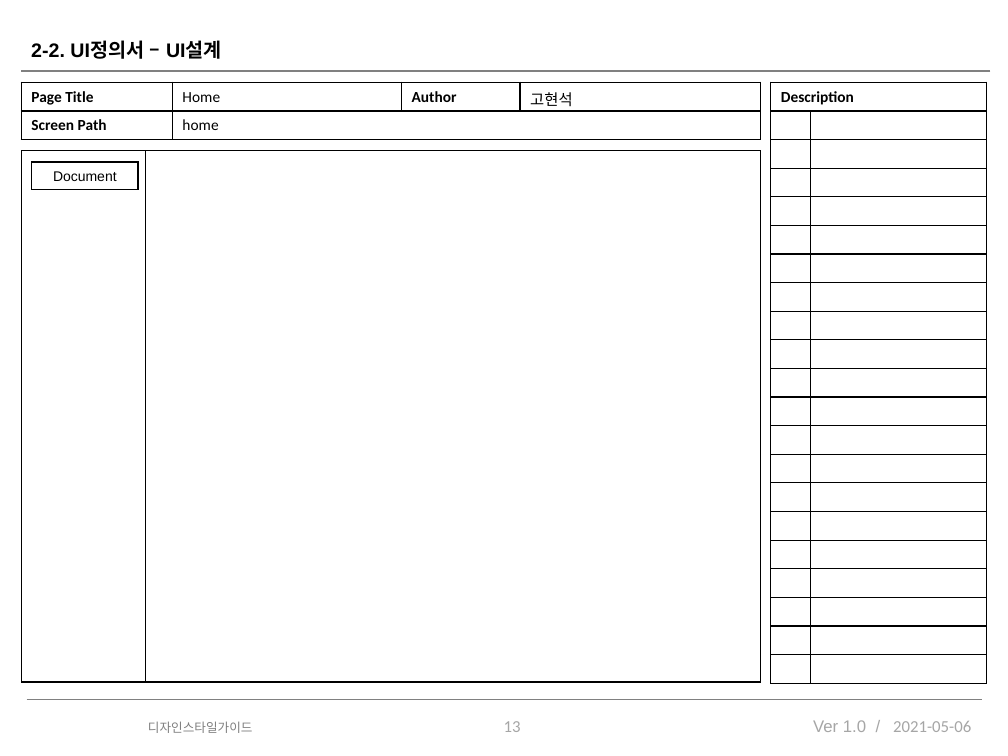
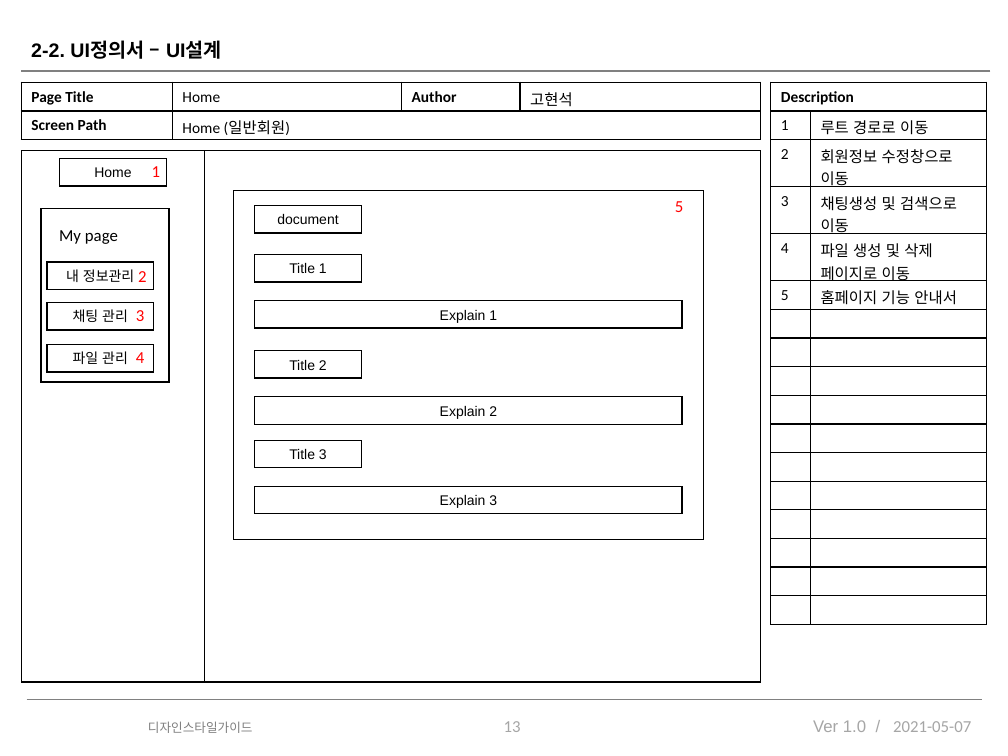
Before and after one commit to xasquatch/Deprecated-----documentX, a slide deck: slide 13 of src/main/webapp/WEB-INF/etc/Side Project.pptx. Drawn at 1008x756 pixels with LibreOffice and Linux fonts; fonts in the diff are those of the drawing; background and template pictures are left out. Boxes give left, top, right and bottom in pixels: in the first picture for what was removed or moved away, otherwise in the second. Text is boxed around its words. In the diff, an @@ line names an element or a change of style, - is before the commit and + after.

```diff
--- a/src/main/webapp/WEB-INF/etc/Side Project.pptx
+++ b/src/main/webapp/WEB-INF/etc/Side Project.pptx
@@ table at bbox=[21, 83, 761, 140] @@
-row 2, column 2: home
+row 2, column 2: Home (일반회원)
@@ table at bbox=[771, 83, 987, 624] @@
+row 2: 1 | 루트 경로로 이동
+row 3: 2 | 회원정보 수정창으로 이동
+row 4: 3 | 채팅생성 및 검색으로 이동
+row 5: 4 | 파일 생성 및 삭제 페이지로 이동
+row 6: 5 | 홈페이지 기능 안내서
-row 13:  | 
-row 14:  | 
-row 15:  | 
-row 16:  | 
-row 17:  | 
-row 18:  | 
-row 19:  | 
-row 20:  | 
-row 21:  | 
@@ rectangle: place and size @@
-rectangle at bbox=[21, 150, 145, 681]
+rectangle at bbox=[21, 150, 205, 681]
@@ rectangle added at bbox=[59, 158, 166, 185], fill #FFFFFF, outline #000000 1 pt, 10 pt, text #000000 @@
+Home
@@ text added at bbox=[152, 166, 160, 177], 12 pt, text #FF0000 @@
+1
@@ rectangle added at bbox=[40, 209, 168, 382], fill #FFFFFF, outline #000000 1 pt @@
@@ rectangle added at bbox=[234, 191, 704, 540], fill #FFFFFF, outline #000000 1 pt @@
@@ rectangle "document": place and size @@
-rectangle "document" at bbox=[31, 162, 138, 190]
+rectangle "document" at bbox=[255, 206, 362, 233]
@@ text added at bbox=[675, 201, 683, 212], 12 pt, text #FF0000 @@
+5
@@ text added at bbox=[59, 230, 118, 244], 12 pt, text #000000 @@
+My page
@@ text in rectangle at bbox=[277, 214, 338, 224]: text changed @@
-Document
+document
@@ rectangle added at bbox=[47, 262, 154, 289], fill #FFFFFF, outline #000000 1 pt, 10 pt, text #000000 @@
+내 정보관리
@@ rectangle added at bbox=[255, 255, 362, 282], fill #FFFFFF, outline #000000 1 pt, 10 pt, text #000000 @@
+Title 1
@@ text added at bbox=[138, 271, 146, 282], 12 pt, text #FF0000 @@
+2
@@ rectangle added at bbox=[47, 302, 154, 330], fill #FFFFFF, outline #000000 1 pt, 10 pt, text #000000 @@
+채팅 관리
@@ text added at bbox=[136, 310, 144, 321], 12 pt, text #FF0000 @@
+3
@@ rectangle added at bbox=[255, 300, 682, 328], fill #FFFFFF, outline #000000 1 pt, 10 pt, text #000000 @@
+Explain 1
@@ rectangle added at bbox=[47, 345, 154, 372], fill #FFFFFF, outline #000000 1 pt, 10 pt, text #000000 @@
+파일 관리
@@ text added at bbox=[136, 352, 144, 363], 12 pt, text #FF0000 @@
+4
@@ rectangle added at bbox=[255, 351, 362, 378], fill #FFFFFF, outline #000000 1 pt, 10 pt, text #000000 @@
+Title 2
@@ rectangle added at bbox=[255, 397, 682, 424], fill #FFFFFF, outline #000000 1 pt, 10 pt, text #000000 @@
+Explain 2
@@ rectangle added at bbox=[255, 440, 362, 468], fill #FFFFFF, outline #000000 1 pt, 10 pt, text #000000 @@
+Title 3
@@ rectangle added at bbox=[255, 486, 682, 513], fill #FFFFFF, outline #000000 1 pt, 10 pt, text #000000 @@
+Explain 3
@@ text at bbox=[893, 721, 971, 732]: text changed @@
-2021-05-06
+2021-05-07
```
Also in this commit, not shown: 15 other slides changed, 8 slides added, 2 other files.
